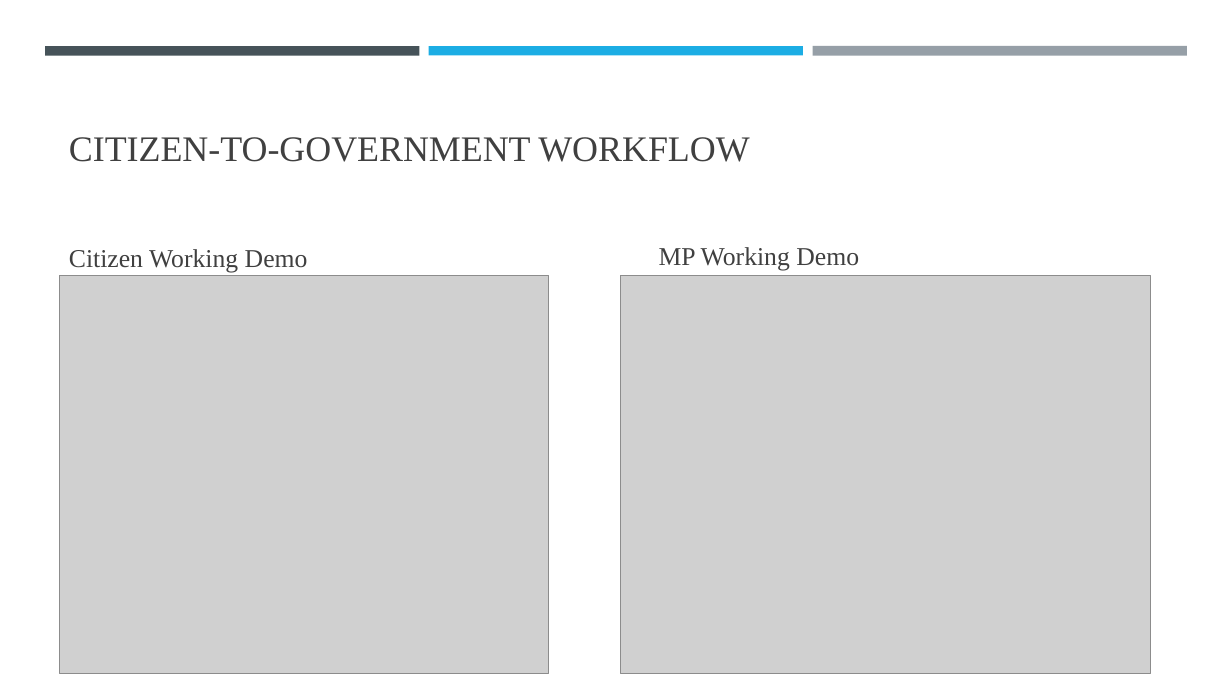
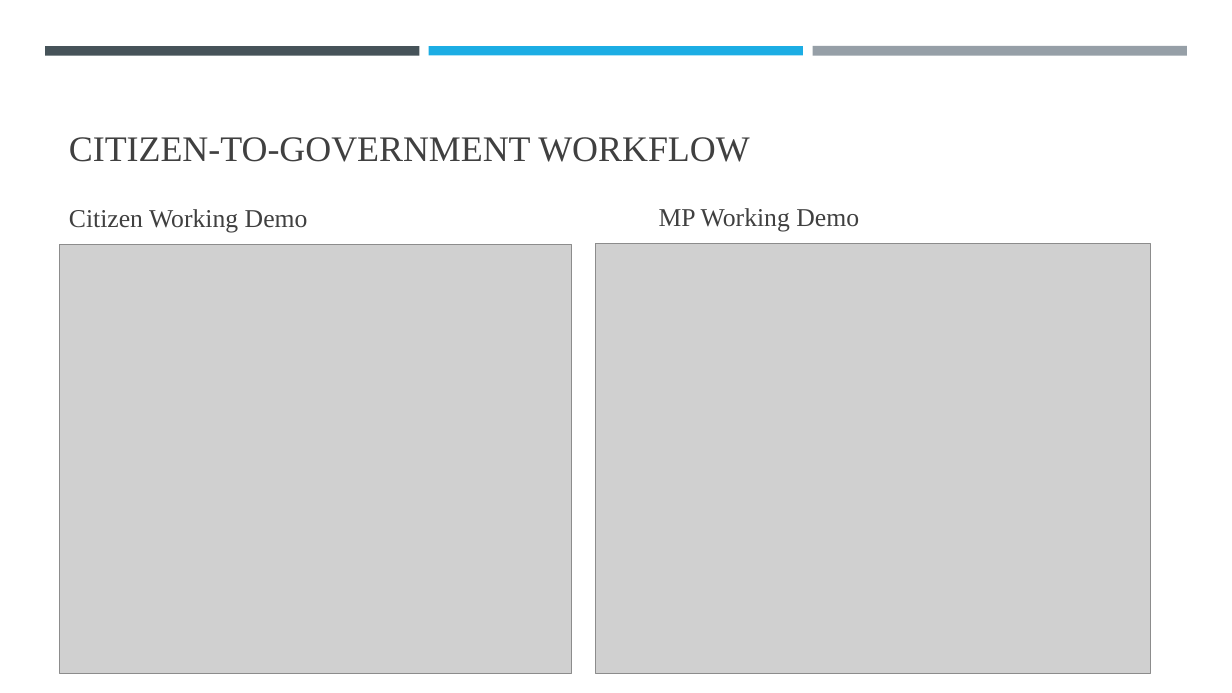
Before and after one commit to hnikhil-dev/ConsistuencyDevelopment, a slide deck: slide 8 of People's Priorities.pptx. Drawn at 1232x693 pixels with LibreOffice and Linux fonts; fonts in the diff are those of the drawing; grey boxes stand for pictures. Boxes give left, top, right and bottom in pixels: in the first picture for what was removed or moved away, otherwise in the second. Text is boxed around its words. In the diff, an @@ line names an element or a change of style, - is before the commit and + after.

```diff
--- a/People's Priorities.pptx
+++ b/People's Priorities.pptx
@@ text "Citizen Working Demo": place and size @@
-text "Citizen Working Demo" at [69, 249, 308, 273]
+text "Citizen Working Demo" at [69, 209, 308, 233]
@@ text "MP Working Demo": place and size @@
-text "MP Working Demo" at [659, 247, 859, 271]
+text "MP Working Demo" at [659, 208, 859, 232]
@@ picture: place and size @@
-picture at [60, 275, 549, 674]
+picture at [60, 244, 572, 674]
@@ picture: place and size @@
-picture at [621, 275, 1152, 674]
+picture at [595, 244, 1151, 674]
```
Also in this commit, not shown: 1 other file.
